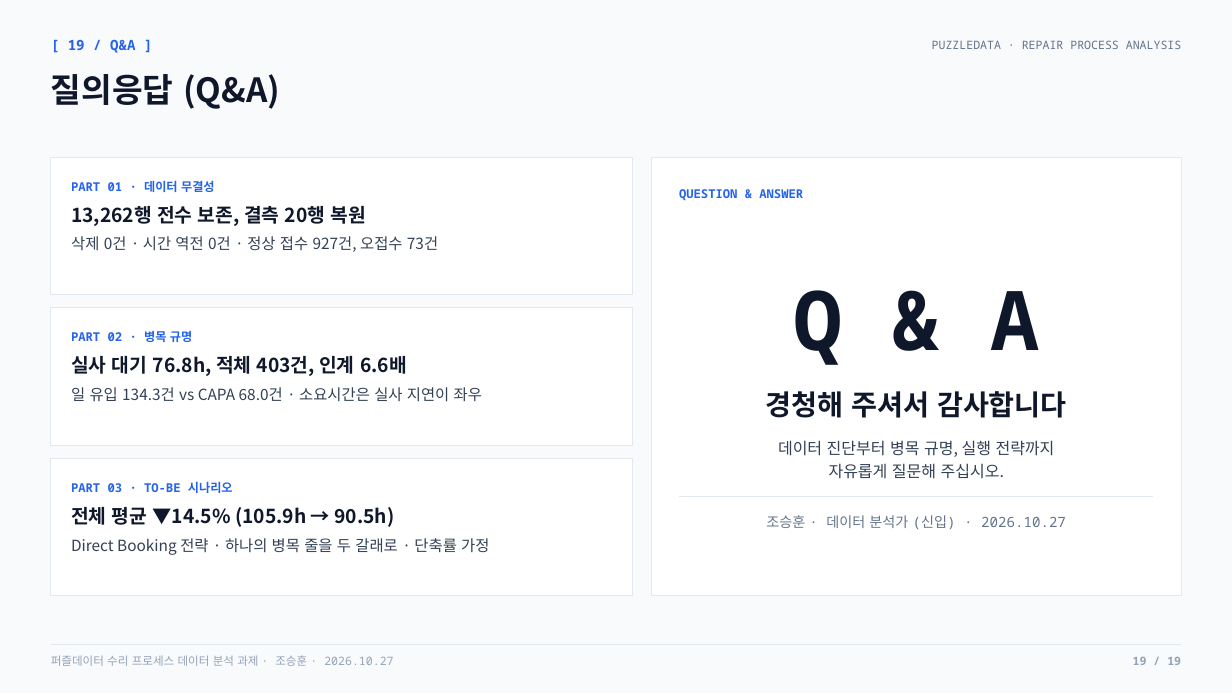
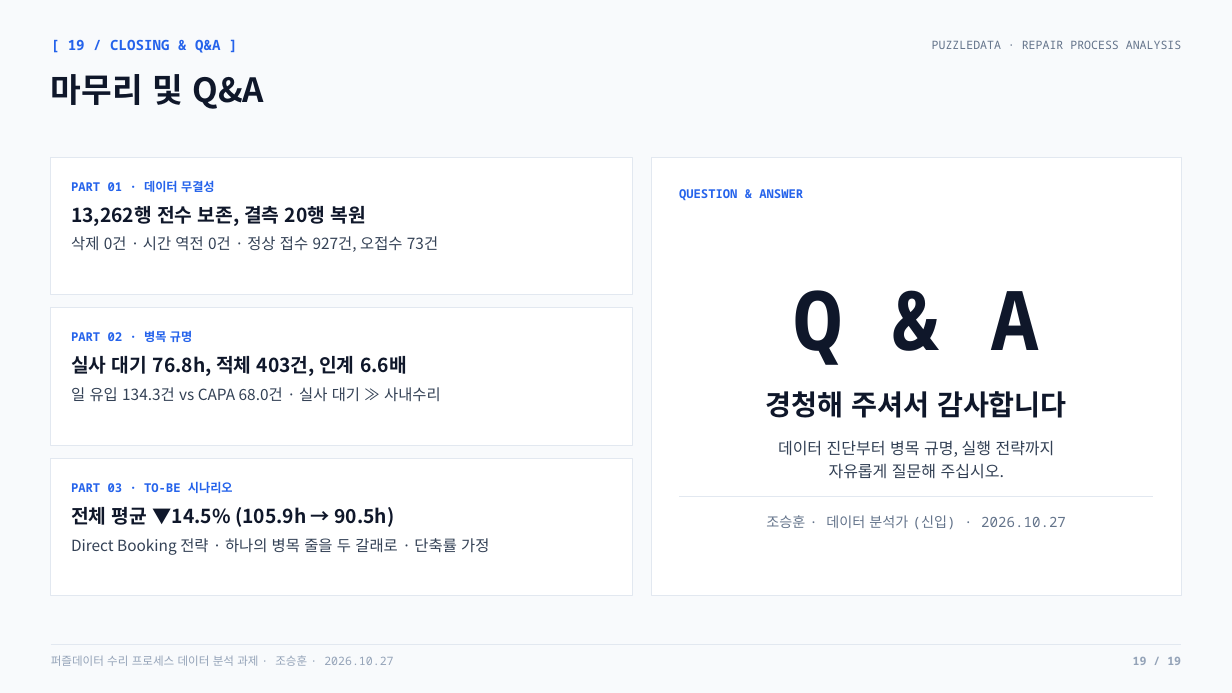
Before and after one commit to nus1245/puzzle_data, a slide deck: slide 19 of outputs/pptx/puzzledata_repair_report.pptx. Drawn at 1232x693 pixels with LibreOffice and Linux fonts; fonts in the diff are those of the drawing. Boxes give left, top, right and bottom in pixels: in the first picture for what was removed or moved away, otherwise in the second. Text is boxed around its words. In the diff, an @@ line names an element or a change of style, - is before the commit and + after.

```diff
--- a/outputs/pptx/puzzledata_repair_report.pptx
+++ b/outputs/pptx/puzzledata_repair_report.pptx
@@ text at <box>68,39,220,53</box>: text changed @@
-[ 19 / Q&A ]
+[ 19 / CLOSING & Q&A ]
@@ text at <box>51,74,264,109</box>: text changed @@
-질의응답 (Q&A)
+마무리 및 Q&A
@@ text at <box>71,387,441,401</box>: text changed @@
-일 유입 134.3건 vs CAPA 68.0건 · 소요시간은 실사 지연이 좌우
+일 유입 134.3건 vs CAPA 68.0건 · 실사 대기 ≫ 사내수리
```
Also in this commit, not shown: 3 other files.
